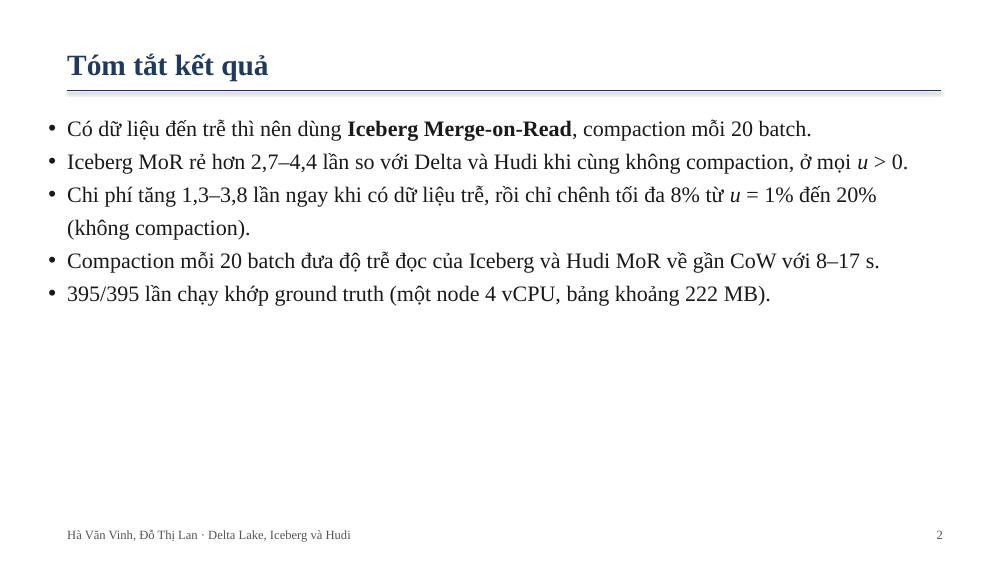
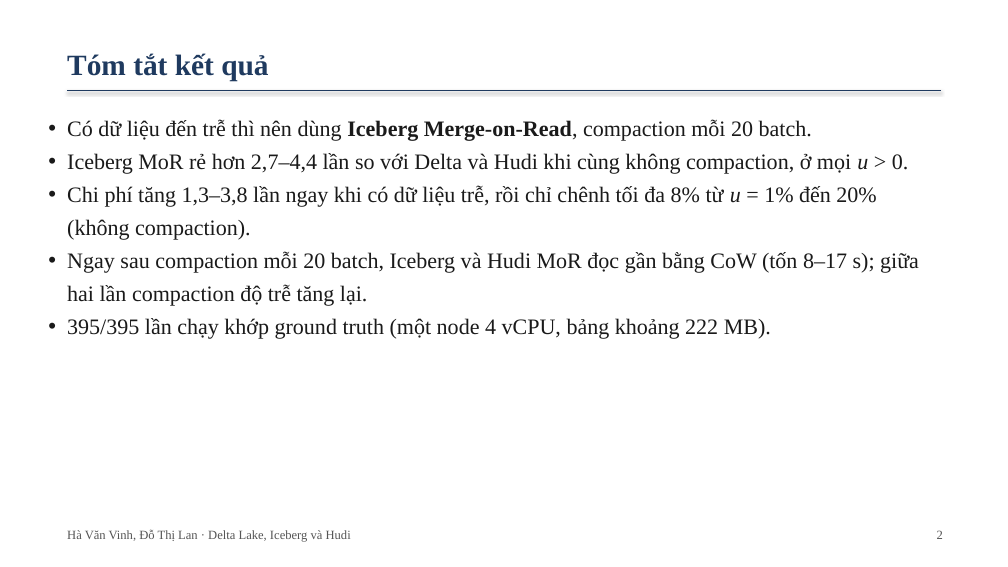
Before and after one commit to vinhha195-oss/lakehouse-p1, a slide deck: slide 2 of report/Slides_P1_Lakehouse.pptx. Drawn at 1008x567 pixels with LibreOffice and Linux fonts; fonts in the diff are those of the drawing. Boxes give left, top, right and bottom in pixels: in the first picture for what was removed or moved away, otherwise in the second. Text is boxed around its words. In the diff, an @@ line names an element or a change of style, - is before the commit and + after.

```diff
--- a/report/Slides_P1_Lakehouse.pptx
+++ b/report/Slides_P1_Lakehouse.pptx
@@ text at (67,251,919,306): text changed @@
-• Compaction mỗi 20 batch đưa độ trễ đọc của Iceberg và Hudi MoR về gần CoW với 8–17 s.
+• Ngay sau compaction mỗi 20 batch, Iceberg và Hudi MoR đọc gần bằng CoW (tốn 8–17 s); giữa hai lần compaction độ trễ tăng lại.
```
Also in this commit, not shown: 2 other slides changed, 20 other files.
